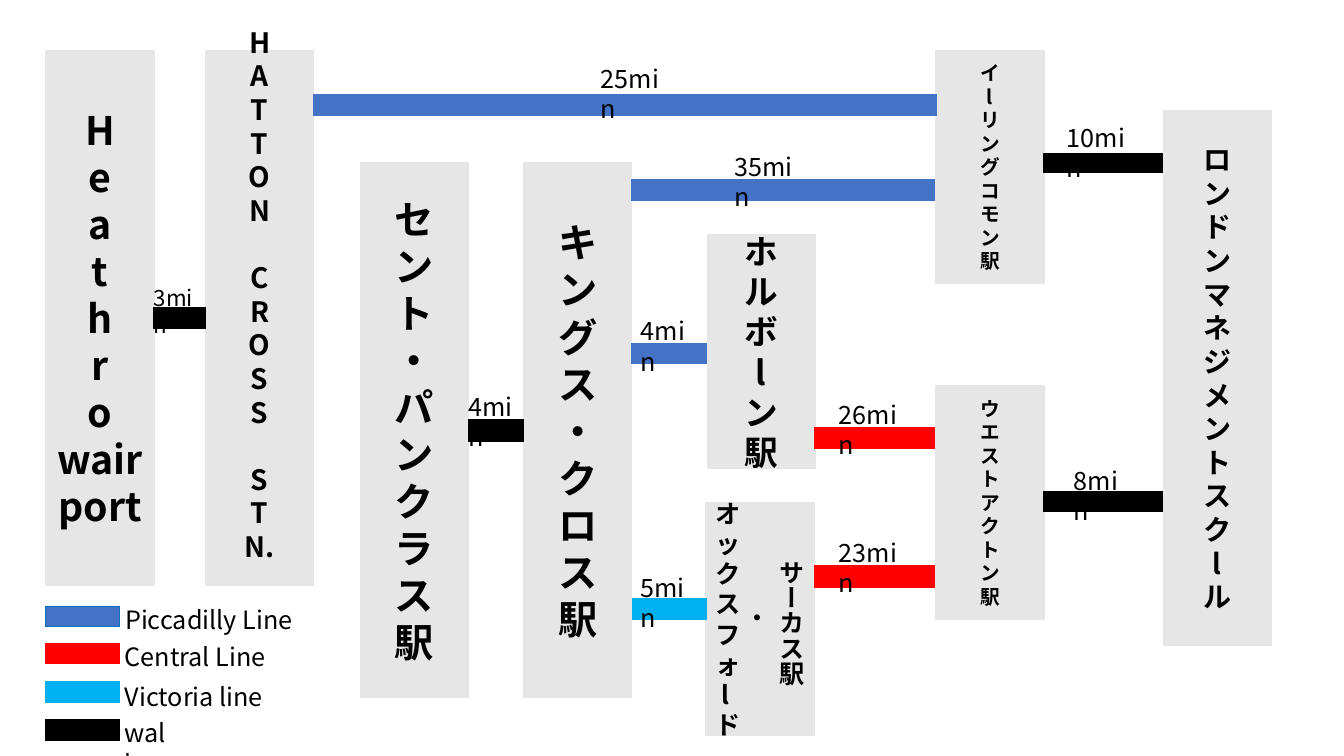
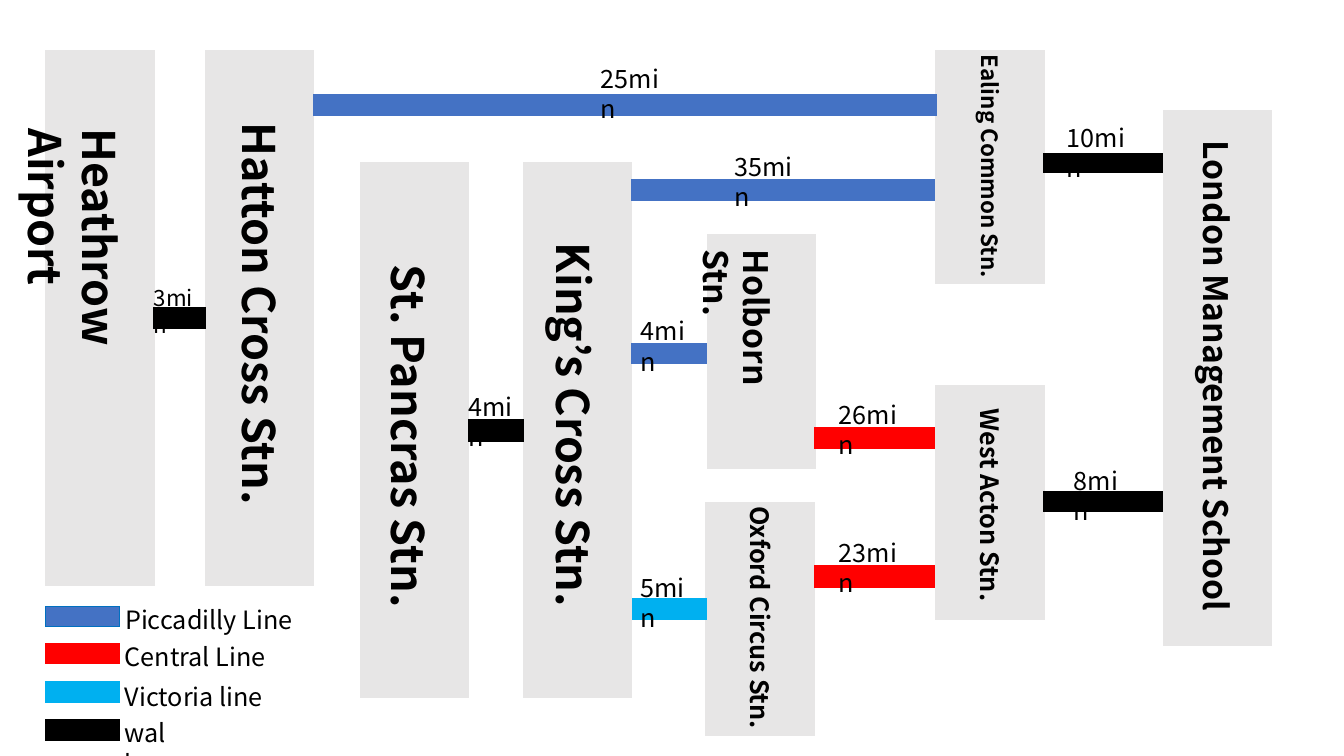
Before and after one commit to tajime/WebDevelopment, a slide deck: slide 1 of img/access/access_en.pptx. Drawn at 1344x756 pixels with LibreOffice and Linux fonts; fonts in the diff are those of the drawing. Boxes give left, top, right and bottom in pixels: in the first picture for what was removed or moved away, otherwise in the second. Text is boxed around its words. In the diff, an @@ line names an element or a change of style, - is before the commit and + after.

```diff
--- a/img/access/access_en.pptx
+++ b/img/access/access_en.pptx
@@ text in rectangle at (245,65,275,558): text removed @@
-H
-A
-T
-T
-O
-N
-C
-R
-O
-S
-S
-S
-T
-N.
@@ text added at (975,61,1007,276), 16 pt, text #000000, bold @@
+Ealing Common Stn.
@@ text in rectangle at (980,64,1000,270): text removed @@
-イ
-l
-リ
-ン
-グ
-コ
-モ
-ン
-駅
@@ text in rectangle at (85,116,115,428): text removed @@
-H
-e
-a
-t
-h
-r
-o
-wairport
@@ text added at (15,143,134,339), 32 pt, text #000000, bold @@
+Heathrow Airport
@@ text added at (229,138,294,502), 32 pt, text #000000, bold @@
+Hatton Cross Stn.
@@ text added at (1193,153,1242,608), 24 pt, text #000000, bold @@
+London Management School
@@ text in rectangle at (1203,150,1231,608): text removed @@
-ロ
-ン
-ド
-ン
-マ
-ネ
-ジ
-メ
-ン
-ト
-ス
-ク
-l
-ル
@@ text in rectangle at (395,203,434,661): text removed @@
-セ
-ン
-ト
-・
-パ
-ン
-ク
-ラ
-ス
-駅
@@ text in rectangle at (558,225,597,638): text removed @@
-キ
-ン
-グ
-ス
-・
-ク
-ロ
-ス
-駅
@@ text in rectangle at (744,237,778,468): text removed @@
-ホ
-ル
-ボ
-l
-ン
-駅
@@ text added at (544,256,609,604), 32 pt, text #000000, bold @@
+King’s Cross Stn.
@@ text added at (693,256,783,382), 24 pt, text #000000, bold @@
+Holborn Stn.
@@ text added at (379,271,444,605), 32 pt, text #000000, bold @@
+St. Pancras Stn.
@@ text added at (973,415,1009,600), 18 pt, text #000000, bold @@
+West Acton Stn.
@@ text in rectangle at (980,400,1000,606): text removed @@
-ウ
-エ
-ス
-ト
-ア
-ク
-ト
-ン
-駅
@@ text in rectangle at (716,502,741,736): text removed @@
-オ
-ッ
-ク
-ス
-フ
-ォ
-l
-ド
@@ text added at (743,514,779,727), 18 pt, text #000000, bold @@
+Oxford Circus Stn.
@@ text removed at (779,562,804,685) @@
-サーカス駅
@@ text removed at (744,614,772,621) @@
-・
```
Also in this commit, not shown: 2 other files.
